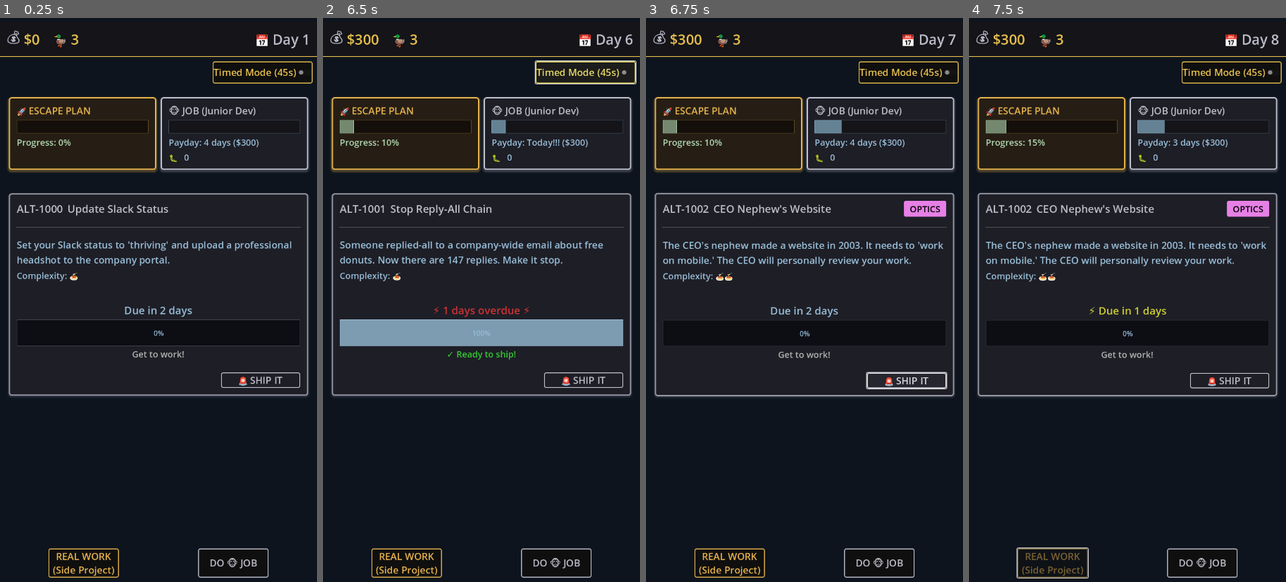
Above: before the commit, frames 1-4 (left to right).
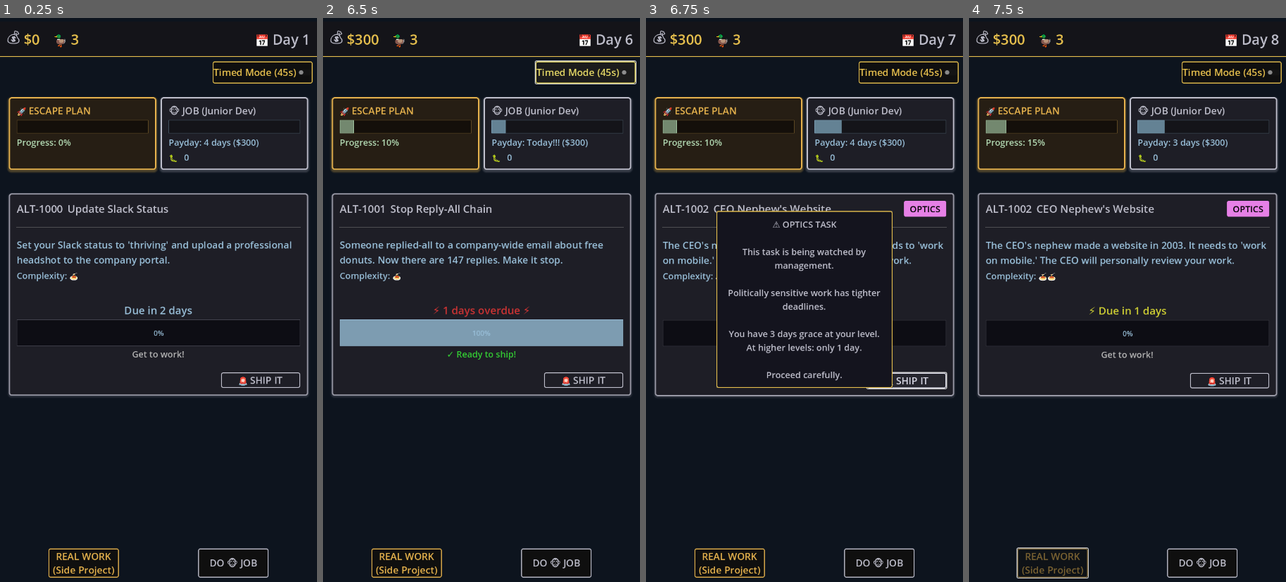
Above: after the commit, the same moments.

Repository: lmchoi/alt-f-this
Game: Godot game, scene res://scenes/game_ui.tscn
Same seed, same stepped clock (60 frames per second), same inputs: the game is played once before the commit and once after it.
Inputs:
- Up to frame 1 (0.25 s): no input
- Up to frame 2 (6.5 s): click "🚨 SHIP IT" at 0.5 s; click "REAL WORK (Side Project)" at 1.25 s; click "DO 🐵 JOB" at 2 s; click "Timed Mode (45s)" at 2.75 s; click "🚨 SHIP IT" at 3.5 s; click "REAL WORK (Side Project)" at 4.25 s; click "DO 🐵 JOB" at 5 s; click "Timed Mode (45s)" at 5.75 s
- Up to frame 3 (6.75 s): click "🚨 SHIP IT" at 6.5 s
- Up to frame 4 (7.5 s): click "REAL WORK (Side Project)" at 7.25 s

Frames 1-2 are identical in both runs. In frame 3, 2.8% of the frame differs, in the area x 22-78%, y 34-66%; in frame 4, nothing differs.

Commit message:
Wire up optics warning dialog in game UI
Connect dialog to GameManager signal and pause/resume timer during display.

🤖 Generated with [Claude Code](https://claude.com/claude-code)

Co-Authored-By: Claude <noreply@anthropic.com>

Diff:
--- a/scenes/game_ui.gd
+++ b/scenes/game_ui.gd
@@ -21,12 +21,14 @@
 	GameManager.outage_consequence.connect(_on_outage_consequence)
 	GameManager.pip_warning_occurred.connect(_on_pip_warning)
 	GameManager.promotion_earned.connect(_on_promotion_earned)
+	GameManager.optics_warning_shown.connect(_on_optics_warning)
 	GameManager.next_day.connect(_on_next_day)
 
 	$OutageDialog.outage_choice.connect(_on_outage_choice)
 	$"%OutageConsequencePopup".consequence_dismissed.connect(_on_outage_consequence_dismissed)
 	$PromotionDialog.promotion_dismissed.connect(_on_promotion_dismissed)
 	$CompletionDialog.popup_hide.connect(_on_completion_dialog_dismissed)
+	$OpticsWarningDialog.warning_acknowledged.connect(_on_optics_warning_acknowledged)
 
 	TimedModeController.timer_expired.connect(_on_timer_expired)
 
@@ -118,6 +120,14 @@
 	# Resume timer after dismissing gold-plating warning
 	TimedModeController.resume_timer()
 
+func _on_optics_warning(message: String):
+	TimedModeController.pause_timer()
+	$OpticsWarningDialog.show_optics_warning(message)
+
+func _on_optics_warning_acknowledged():
+	# Resume timer after acknowledging optics warning
+	TimedModeController.resume_timer()
+
 func _on_timer_expired():
 	"""Handle timer expiration in timed mode - auto-advance with WORK action."""
 	if GameManager.game_mode == GameManager.GameMode.TIMED:
--- a/scenes/game_ui.tscn
+++ b/scenes/game_ui.tscn
@@ -14,6 +14,7 @@
 [ext_resource type="Script" uid="uid://c21qcpvp6sbak" path="res://scenes/dialogs/completion_dialog.gd" id="7_completion"]
 [ext_resource type="PackedScene" uid="uid://tcn5yq8brhx1" path="res://scenes/dialogs/outage_dialog.tscn" id="7_outage_dialog"]
 [ext_resource type="PackedScene" path="res://scenes/dialogs/promotion_dialog.tscn" id="8_promotion_dialog"]
+[ext_resource type="PackedScene" uid="uid://optics_warning_dialog" path="res://scenes/dialogs/optics_warning_dialog.tscn" id="9_optics_warning"]
 
 [sub_resource type="StyleBoxFlat" id="StyleBoxFlat_hustle_normal"]
 bg_color = Color(0.06, 0.06, 0.06, 1)
@@ -277,6 +278,8 @@
 
 [node name="PromotionDialog" parent="." instance=ExtResource("8_promotion_dialog")]
 
+[node name="OpticsWarningDialog" parent="." instance=ExtResource("9_optics_warning")]
+
 [node name="DebugModeToggle" type="CheckButton" parent="."]
 unique_name_in_owner = true
 visible = false
